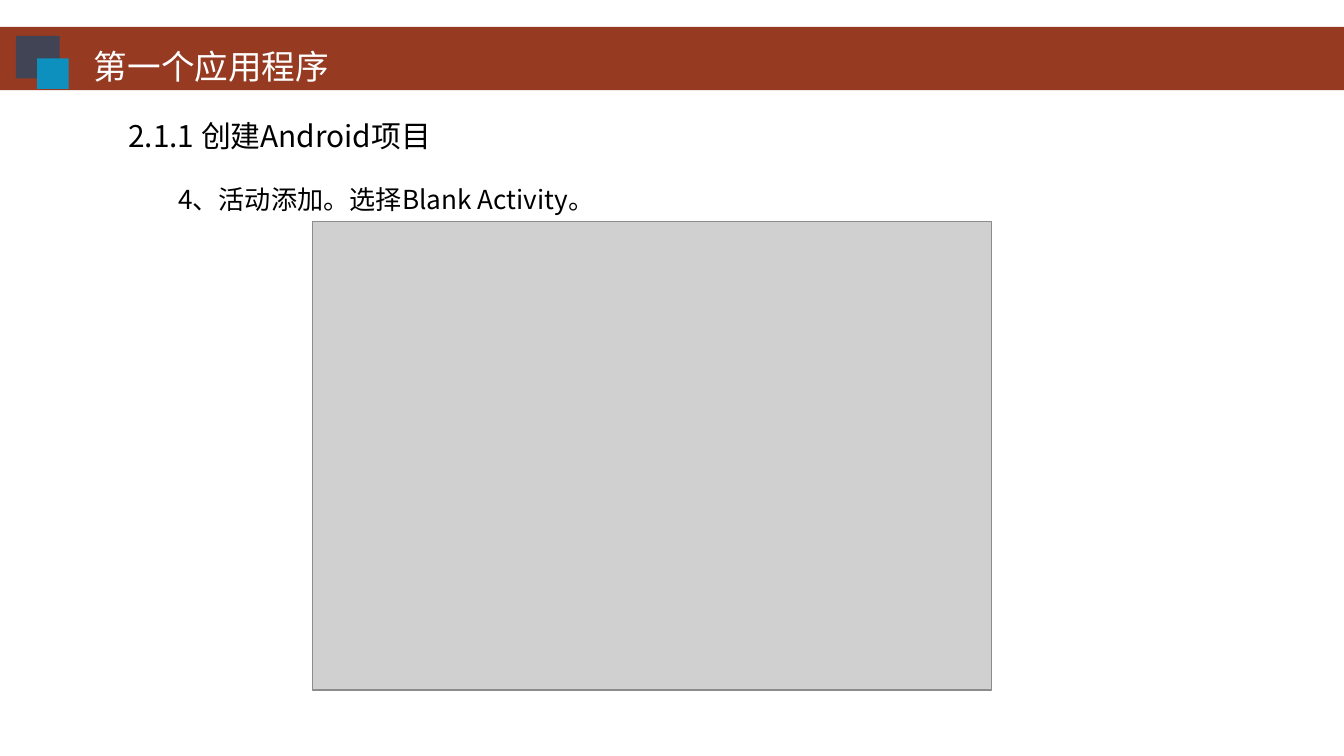
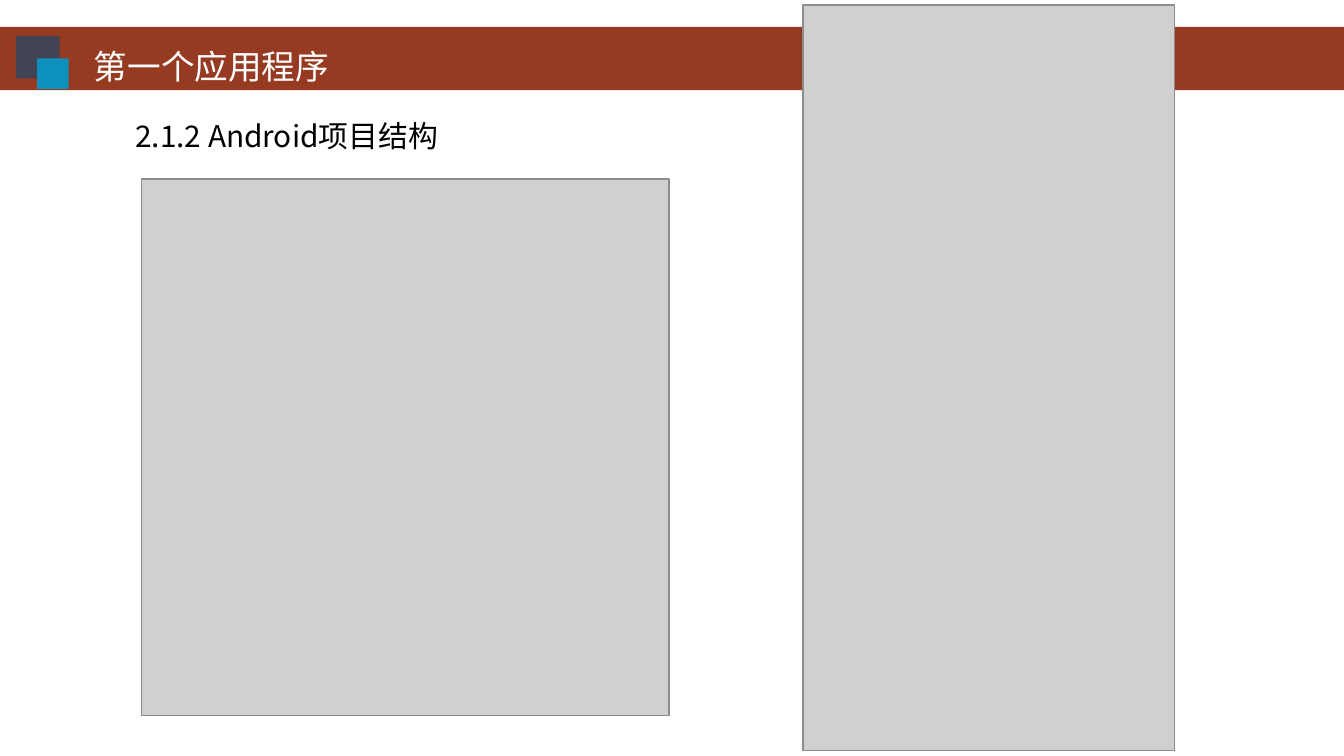
Before and after one commit to HBU/Android-PPT, a slide deck: slide 11 of 02.0 -- 首个程序 -- 第02章.ppt (slide 7 before the commit). Drawn at 1344x756 pixels with LibreOffice and Linux fonts; fonts in the diff are those of the drawing; grey boxes stand for pictures; background and template pictures are left out. Boxes give left, top, right and bottom in pixels: in the first picture for what was removed or moved away, otherwise in the second. Text is boxed around its words. In the diff, an @@ line names an element or a change of style, - is before the commit and + after.

```diff
--- a/02.0 -- 首个程序 -- 第02章.ppt
+++ b/02.0 -- 首个程序 -- 第02章.ppt
@@ picture added at (804, 5, 1175, 751) @@
@@ text at (135, 122, 438, 150): text changed @@
-2.1.1 创建Android项目
+2.1.2 Android项目结构
@@ picture: place and size @@
-picture at (312, 222, 992, 691)
+picture at (142, 179, 669, 715)
@@ text removed at (178, 187, 595, 215) @@
-4、活动添加。选择Blank Activity。
```
Also in this commit, not shown: 9 other slides changed, 1 slide added, 5 slides removed.
